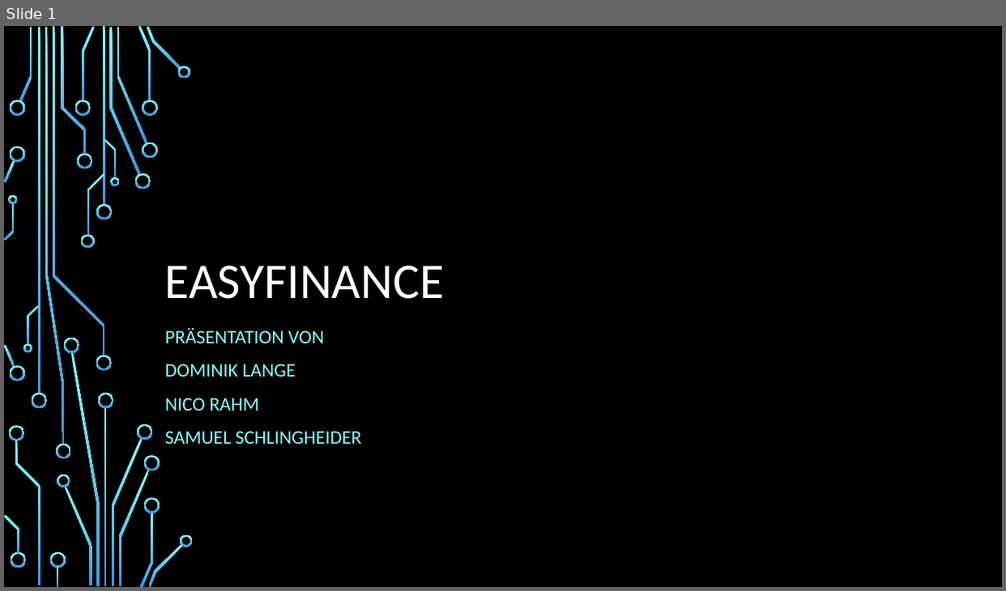
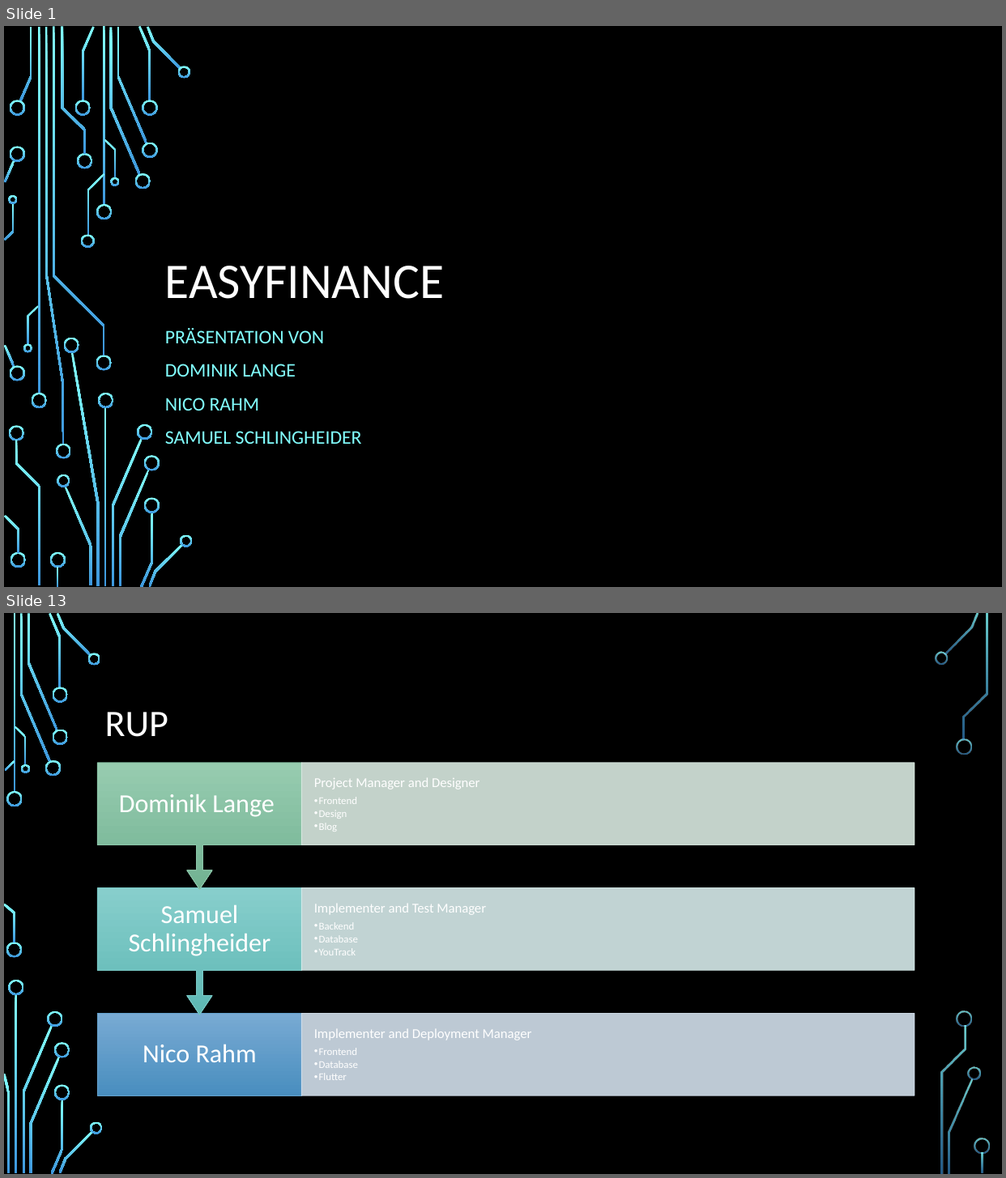
Before and after one commit to leumas244/easyFinance-SoftwareEngeneering, a slide deck: Midterm/easyFinance.pptx. Shown one above the other, each under a label of ours: slide 1 before the commit, slides 1 and 13 after it; the slides between them are not shown. The pictures are 1006x591 and 1006x1178 pixels, drawn with LibreOffice and Linux fonts; fonts in the diff are those of the drawing; background and template pictures are left out. Boxes give left, top, right and bottom in pixels: in the first picture for what was removed or moved away, otherwise in the second. Text is boxed around its words. In the diff, an @@ line names an element or a change of style, - is before the commit and + after.

```diff
--- a/Midterm/easyFinance.pptx
+++ b/Midterm/easyFinance.pptx
@@ slide 13 added at (4,613,1002,1174), background picture (left out) @@
@@ title added at (105,712,168,737), 36 pt, text #FFFFFF @@
+RUP
@@ group added at (98,763,915,1096): 6 texts, 4 rectangles, 2 up arrow callouts @@
+Nico Rahm
+Implementer and Deployment Manager
+  • Frontend
+  • Database
+  • Flutter
+Samuel Schlingheider
+Implementer and Test Manager
+  • Backend
+  • Database
+  • YouTrack
+Dominik Lange
+Project Manager and Designer
+  • Frontend
+  • Design
+  • Blog
@@ group added at (4,613,990,1174): 33 freeform shapes, 3 rectangles @@
```
Also in this commit, not shown: 3 slides changed, 12 other slides added, 3 slides removed.
